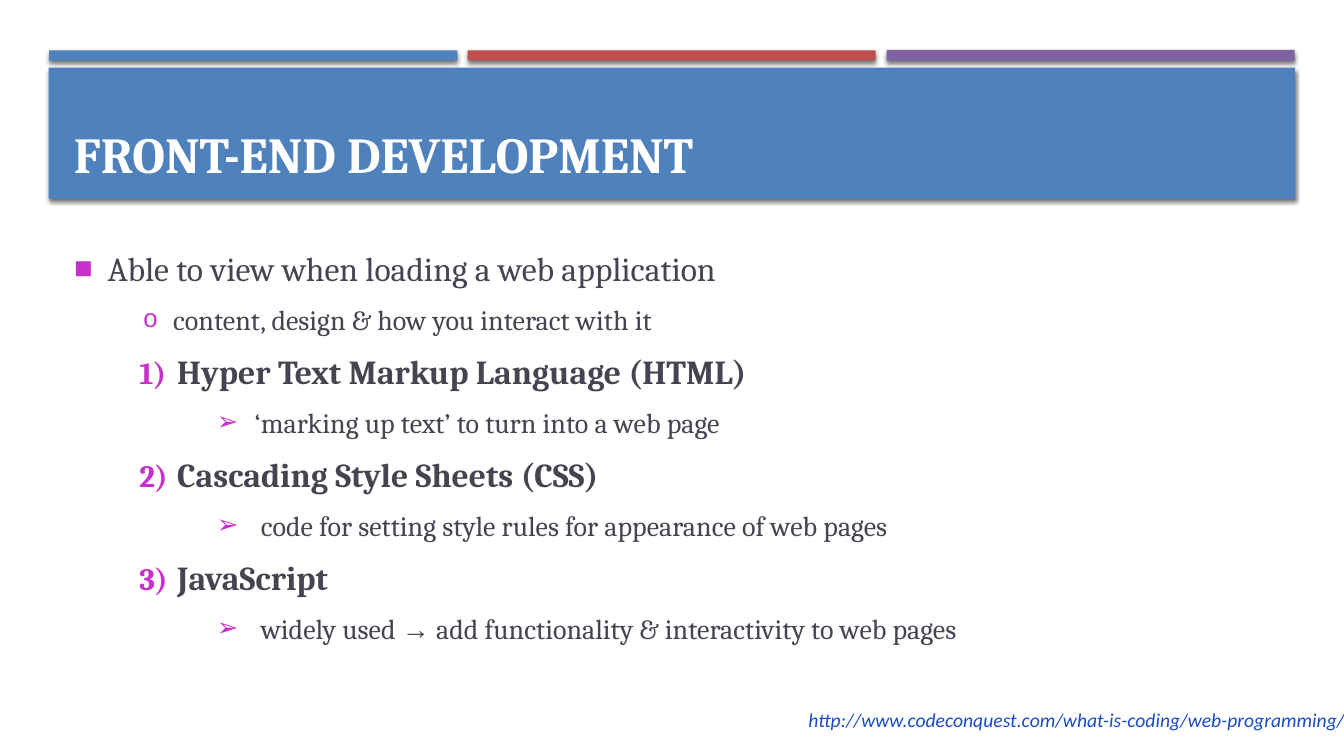
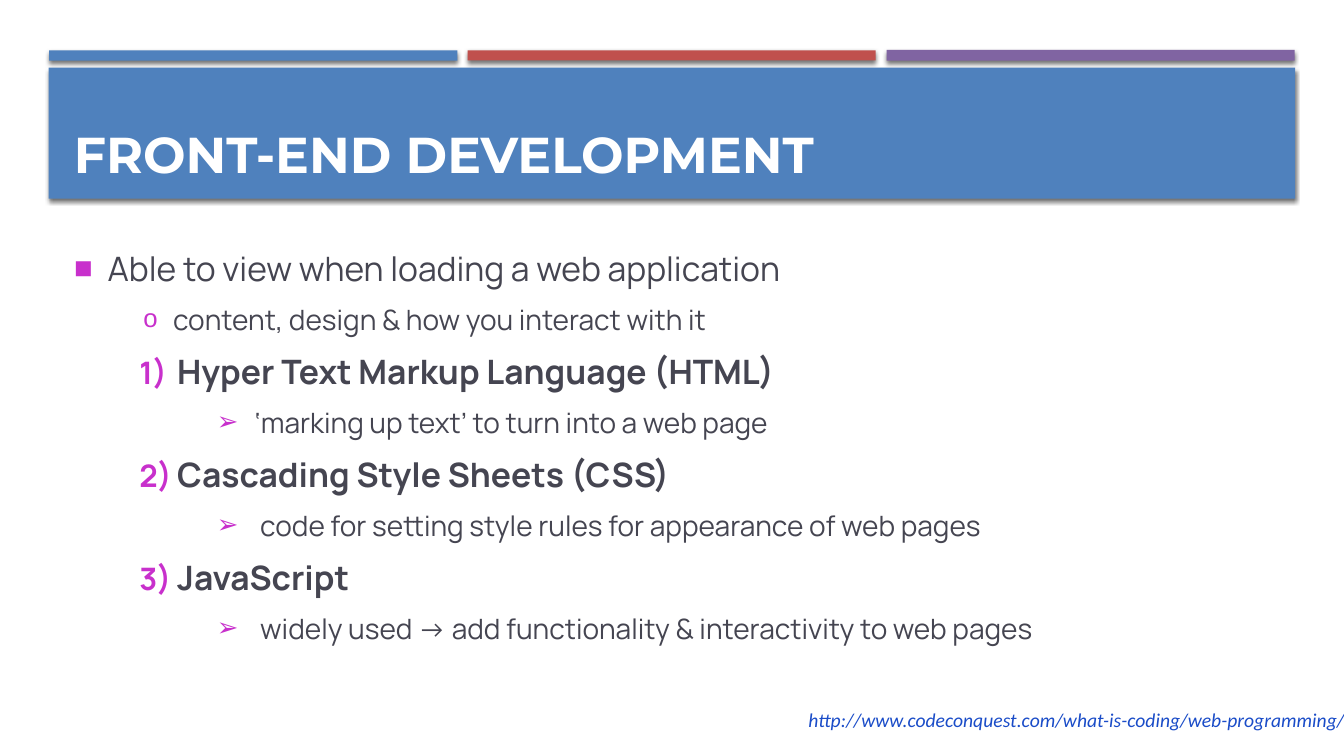
Before and after one commit to sunwaytechclub/2018-WebLaunch, a slide deck: slide 4 of slides.pptx (slide 5 before the commit). Drawn at 1344x756 pixels with LibreOffice and Linux fonts; fonts in the diff are those of the drawing. Boxes give left, top, right and bottom in pixels: in the first picture for what was removed or moved away, otherwise in the second. Text is boxed around its words. In the diff, an @@ line names an element or a change of style, - is before the commit and + after.

```diff
--- a/slides.pptx
+++ b/slides.pptx
@@ text "FRONT-END DEVELOPMENT" at <box>74,137,814,174</box>: font Cambria to Montserrat @@
@@ text "Able to view when loading ..." at <box>108,256,1032,646</box>: font Cambria to Manrope; font Arial to Manrope in "→" @@
```
Also in this commit, not shown: 25 other slides changed, 1 slide removed, 1 other file.
